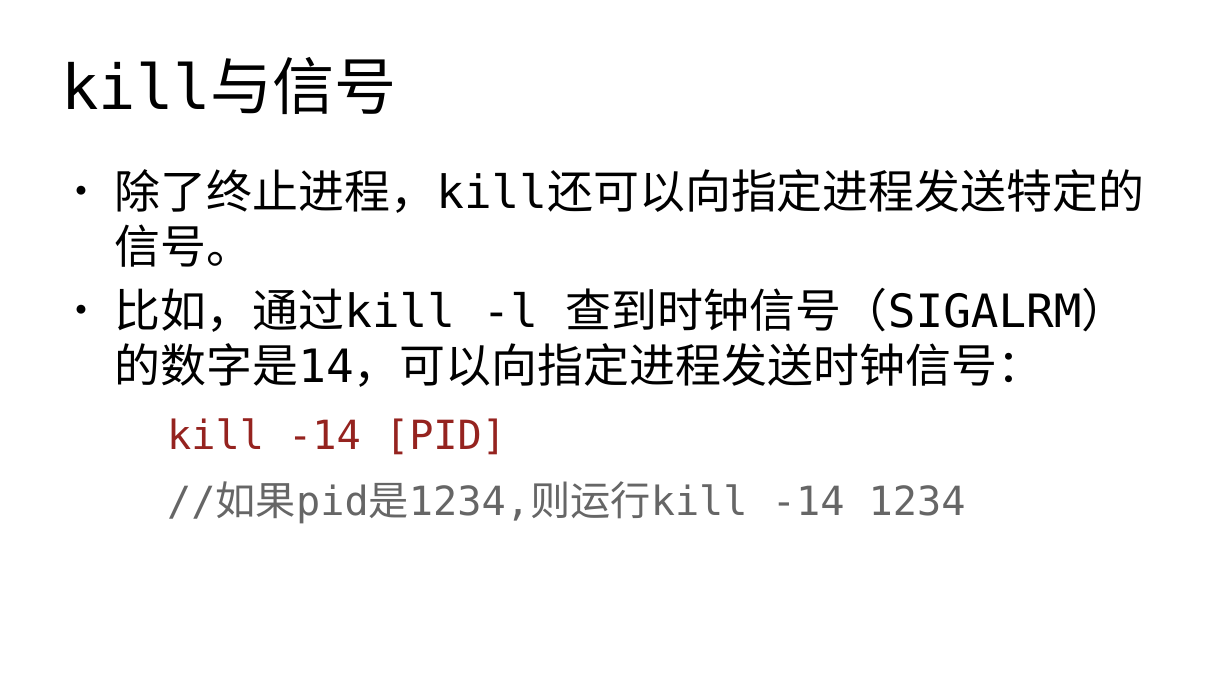
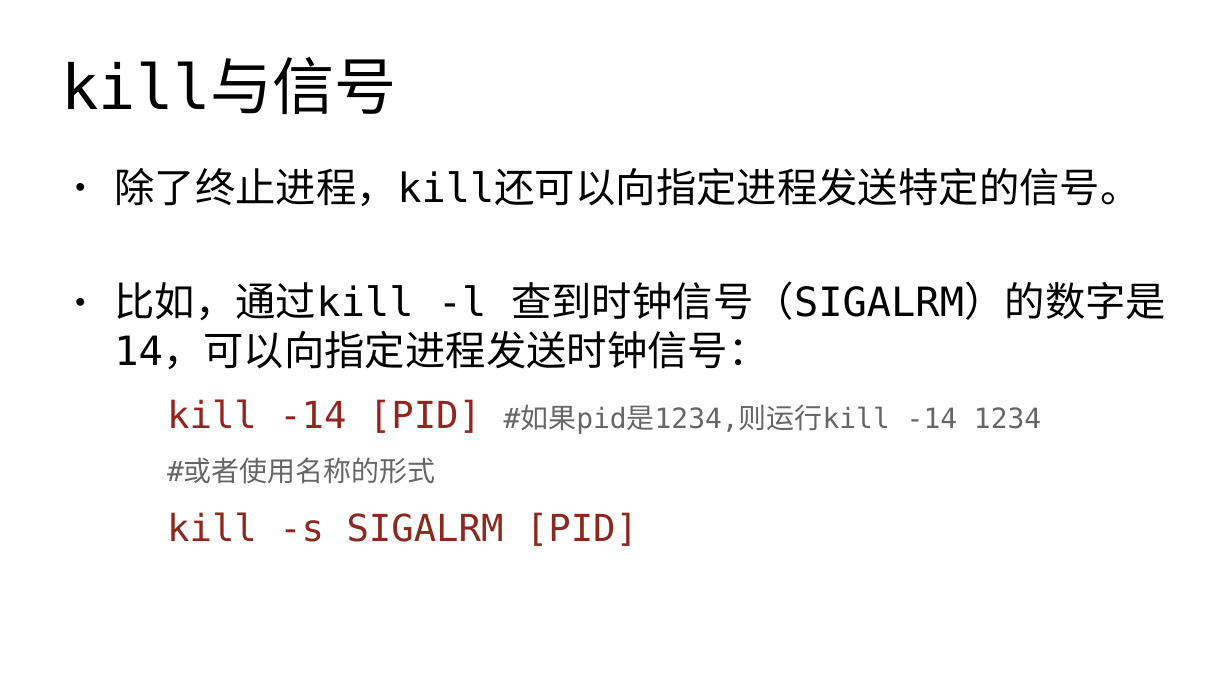
Before and after one commit to master-genius/linux-system, a slide deck: slide 15 of materials/slides/ch08-process.odp. Drawn at 1232x693 pixels with LibreOffice and Linux fonts; fonts in the diff are those of the drawing. Boxes give left, top, right and bottom in pixels: in the first picture for what was removed or moved away, otherwise in the second. Text is boxed around its words. In the diff, an @@ line names an element or a change of style, - is before the commit and + after.

```diff
--- a/materials/slides/ch08-process.odp
+++ b/materials/slides/ch08-process.odp
@@ text at bbox=[114, 168, 1166, 369]: size 29.6 to 26 pt in "除了终止进程，kill还可以向指定进程发送特定的信号。", "比如，通过kill -l 查到时钟信号（SIGALRM）的数字是14，可以向指定进程发送时钟信号：" @@
@@ text at bbox=[167, 399, 1041, 546]: text changed; size 25.9 to 18 pt @@
-  kill -14 [PID]
-  //如果pid是1234,则运行kill -14 1234
+  kill -14 [PID] #如果pid是1234,则运行kill -14 1234
+  #或者使用名称的形式
+  kill -s SIGALRM [PID]
```
Also in this commit, not shown: 18 other slides changed, 5 other files.
